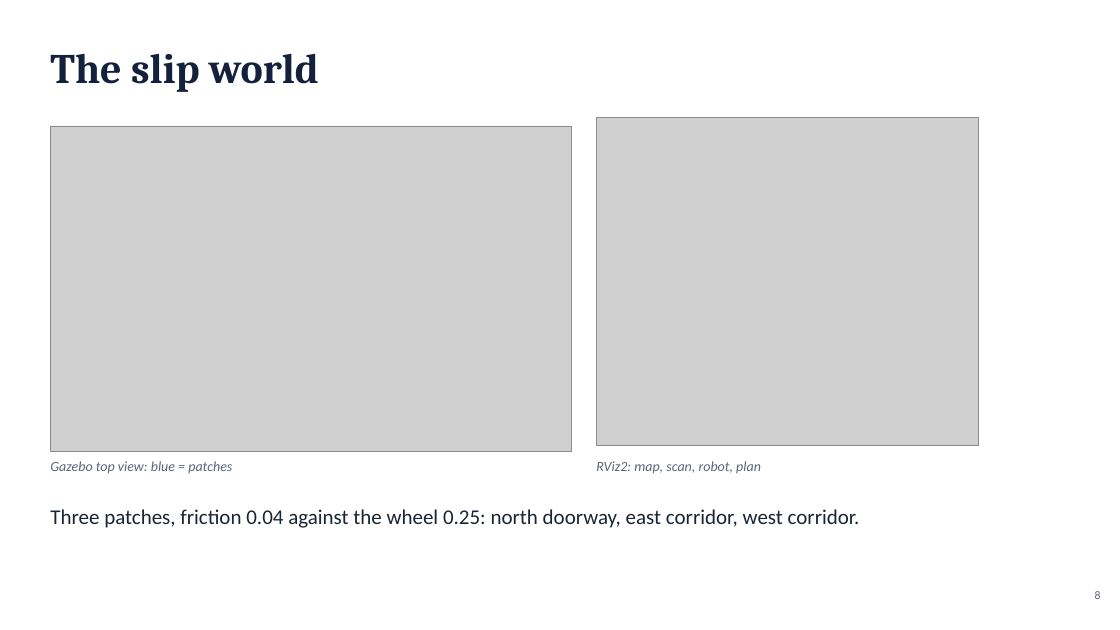
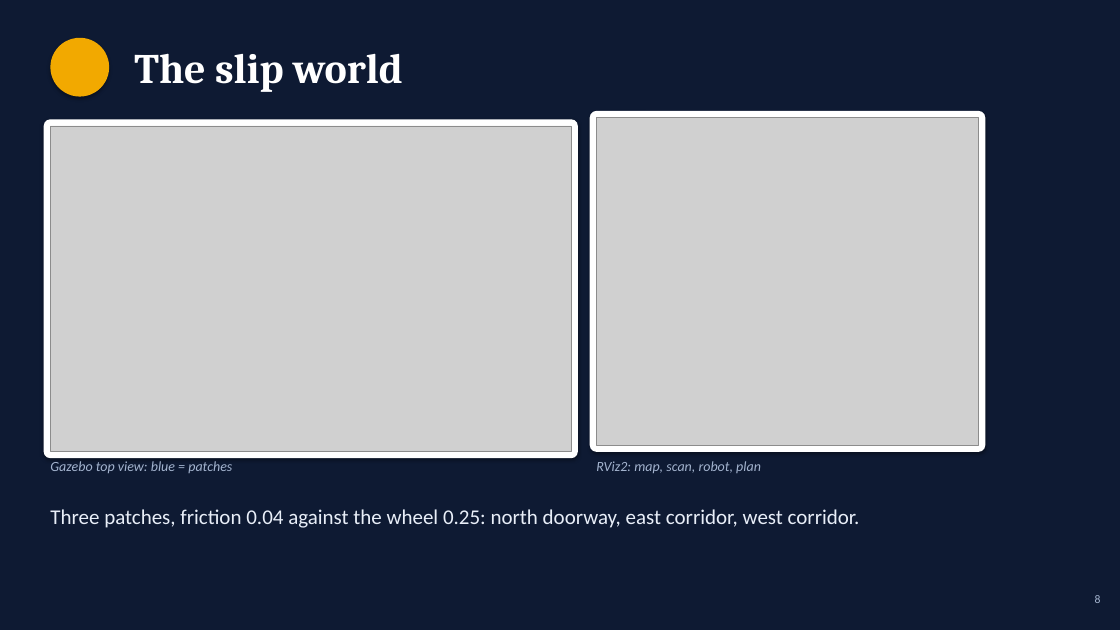
Before and after one commit to Saibts/AgileX_ScoutMini_JAZZY, a slide deck: slide 8 of docs/Scout_Mini_Project_Presentation.pptx. Drawn at 1120x630 pixels with LibreOffice and Linux fonts; fonts in the diff are those of the drawing; grey boxes stand for pictures. Boxes give left, top, right and bottom in pixels: in the first picture for what was removed or moved away, otherwise in the second. Text is boxed around its words. In the diff, an @@ line names an element or a change of style, - is before the commit and + after.

```diff
--- a/docs/Scout_Mini_Project_Presentation.pptx
+++ b/docs/Scout_Mini_Project_Presentation.pptx
@@ background #FFFFFF to #0E1A33 @@
@@ text "The slip world": place and size @@
-text "The slip world" at [50, 53, 319, 92]
+text "The slip world" at [134, 53, 403, 92]
@@ text "The slip world" at [134, 53, 403, 92]: text colour #14213D to #FFFFFF @@
@@ ellipse added at [50, 38, 109, 97], fill #F2A900 @@
@@ rounded rectangle added at [44, 119, 578, 459], fill #FFFFFF @@
@@ rounded rectangle added at [590, 111, 986, 452], fill #FFFFFF @@
@@ text "Three patches, friction 0.04 against ..." at [50, 509, 860, 528]: text colour #1B2433 to #E8EEF8 @@
@@ text colour #5B6678 to #A3B3CE in 3 elements at [50, 461, 232, 473], [596, 461, 761, 473], [1095, 595, 1101, 603] @@
```
Also in this commit, not shown: 14 other slides changed.
